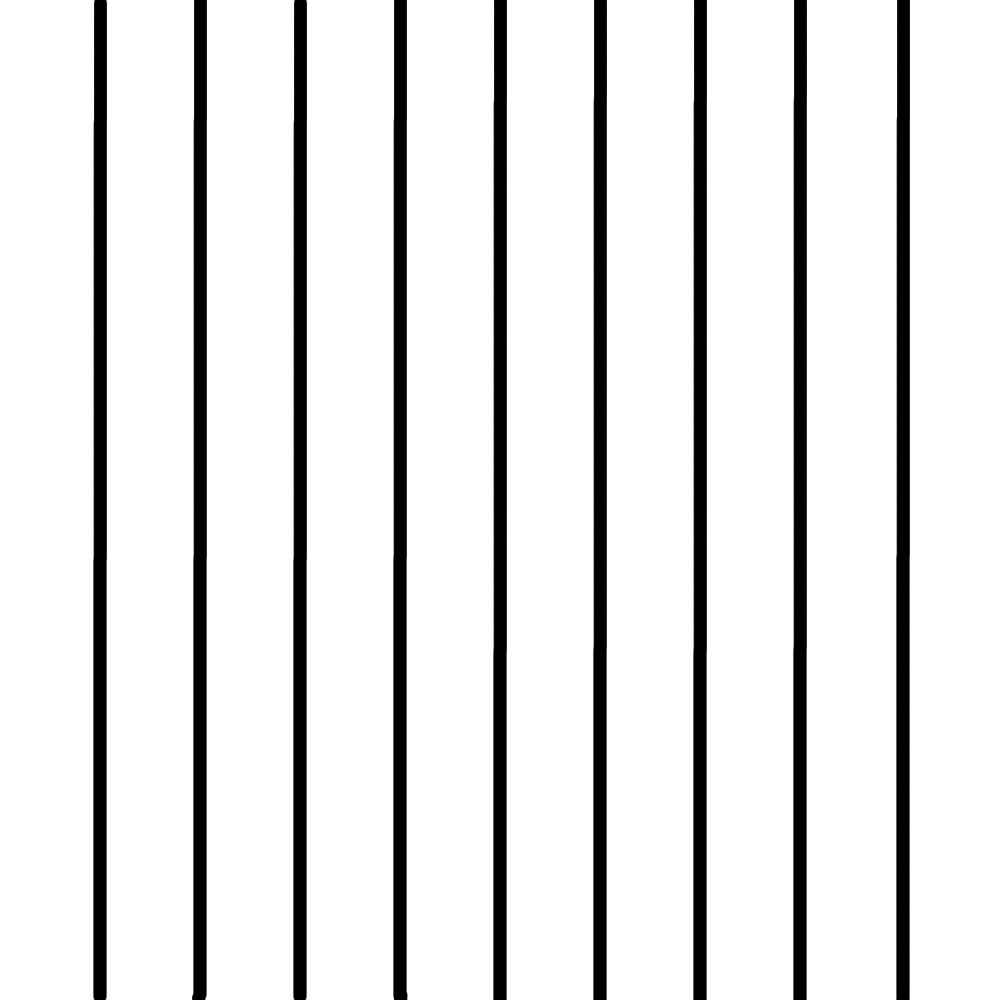
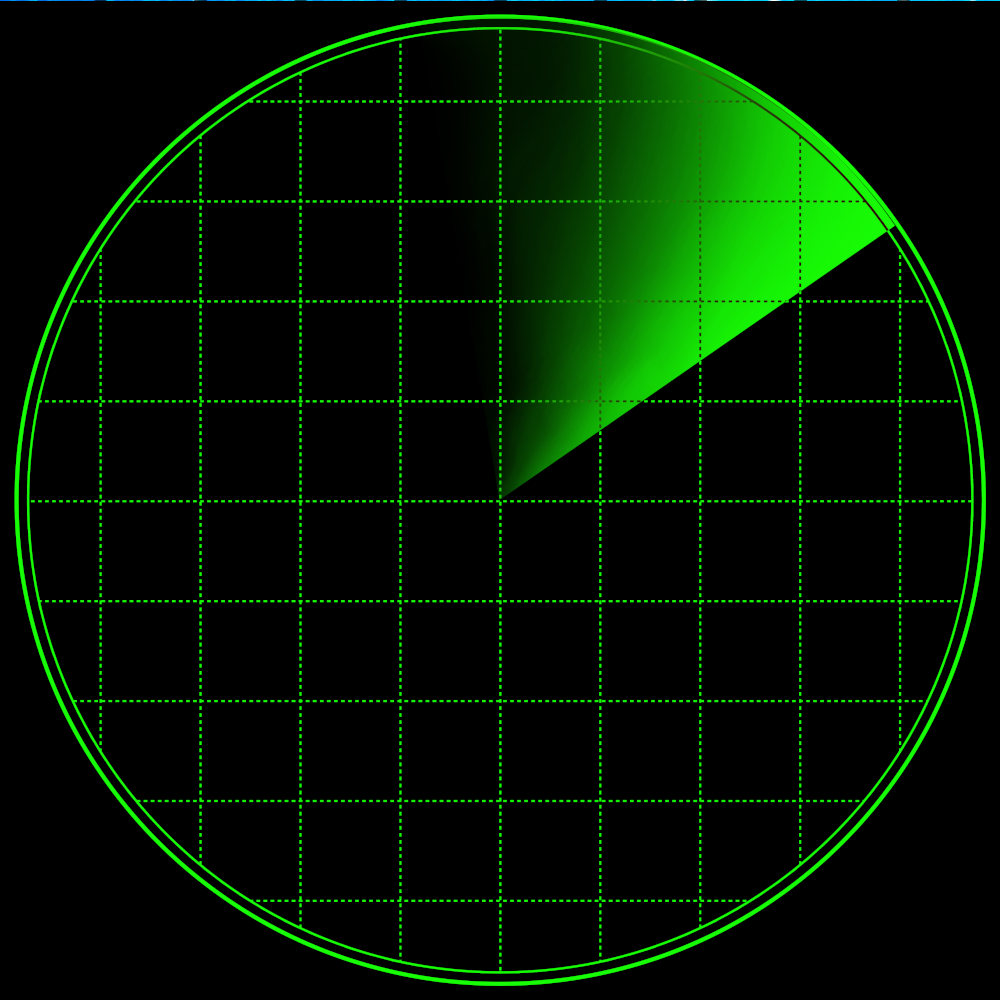
The second w=1000, h=1000 image is a revision of the first. Changes to its layers:
added layer "Wklejona warstwa" above "grid. kopia" over [0, 1, 1000, 1000]
added layer "grid. kopia" above "grid" over [0, 93, 1000, 911]
painted on "grid" over [93, 0, 910, 1000]
added layer "Wklejona warstwa. kopia" above "Tło" over [0, 0, 1000, 1000]
